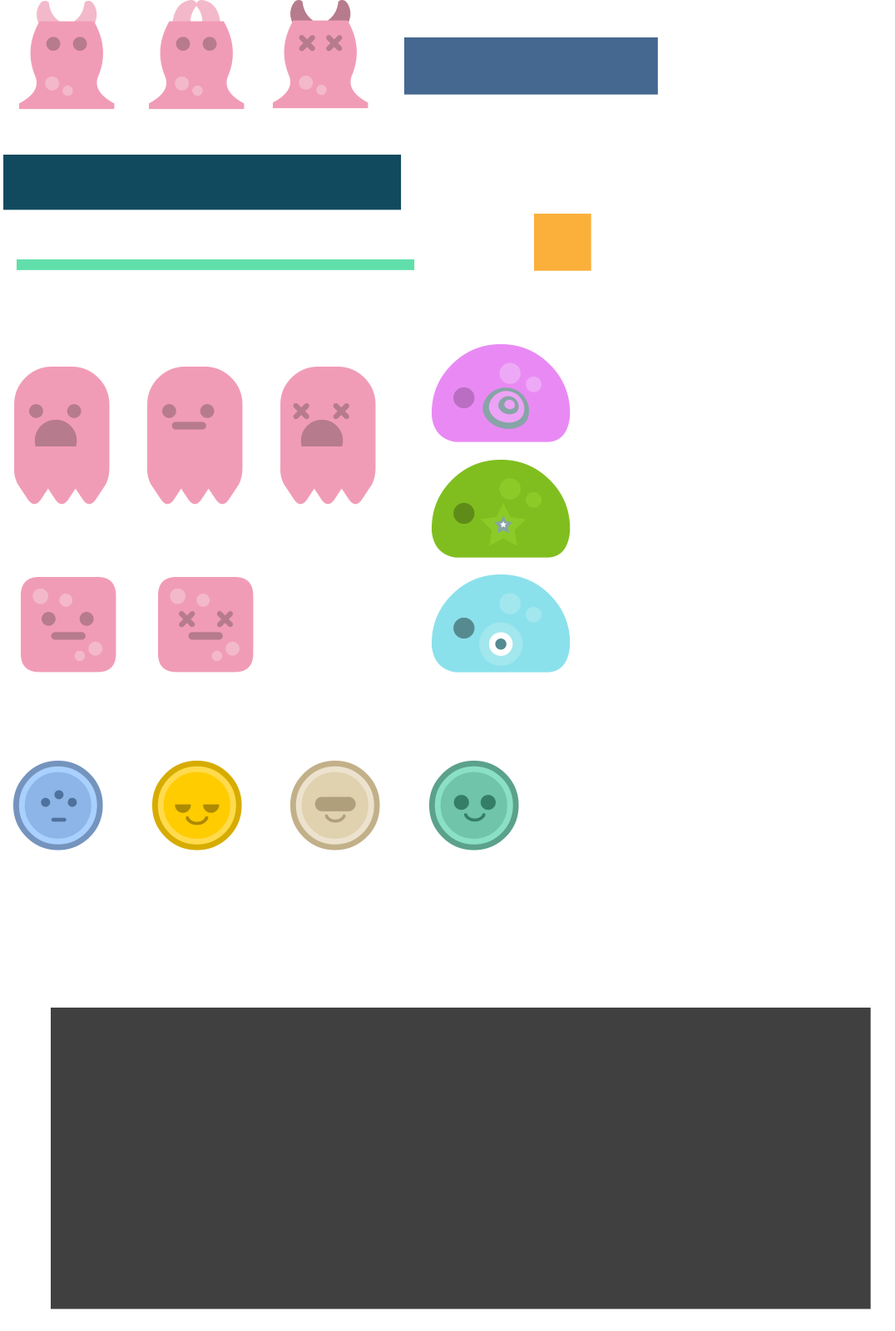
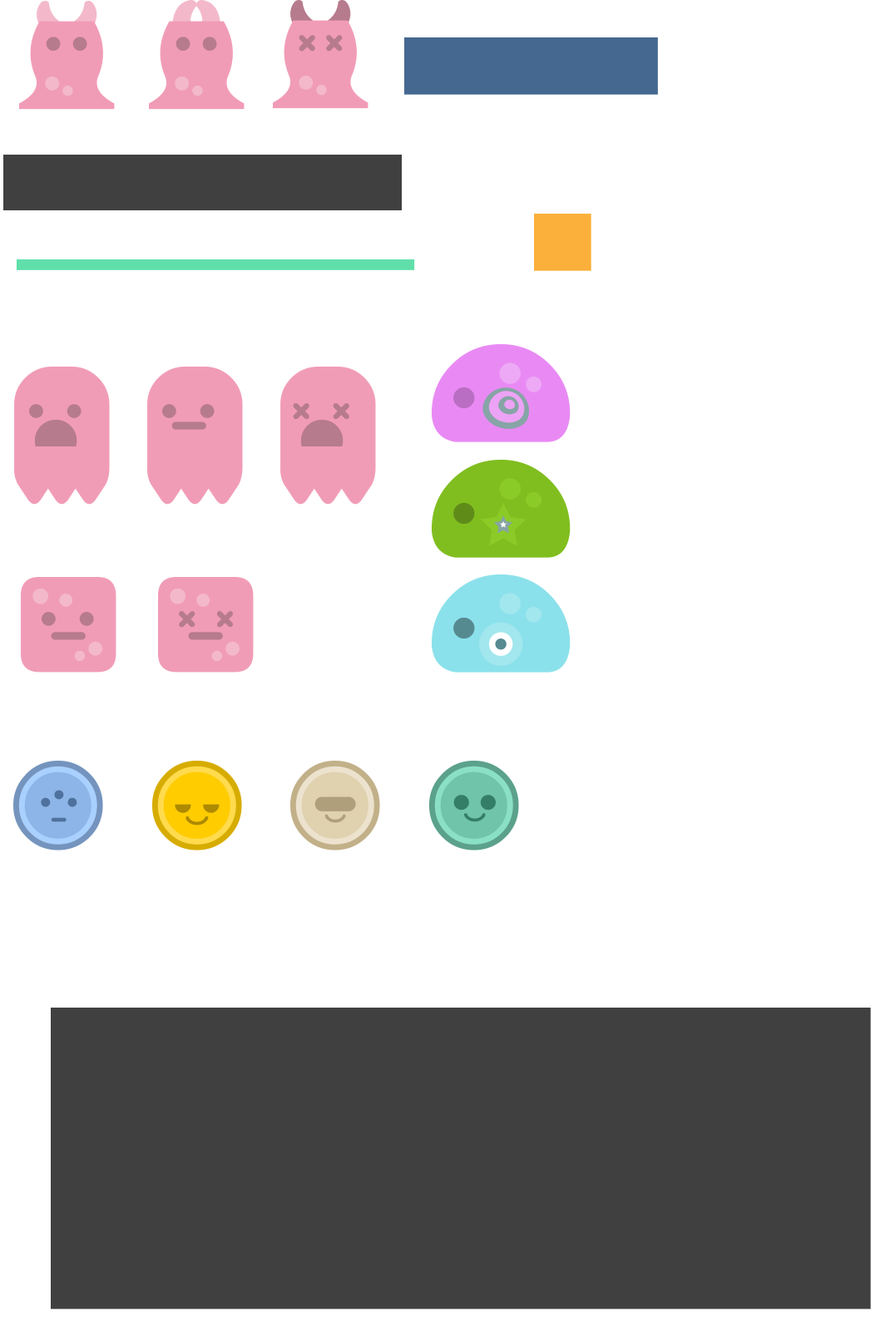
Before/after of a 895×1331 layered artwork. What changed in the layer stack:
painted on "Ground" over [3, 154, 402, 211]
